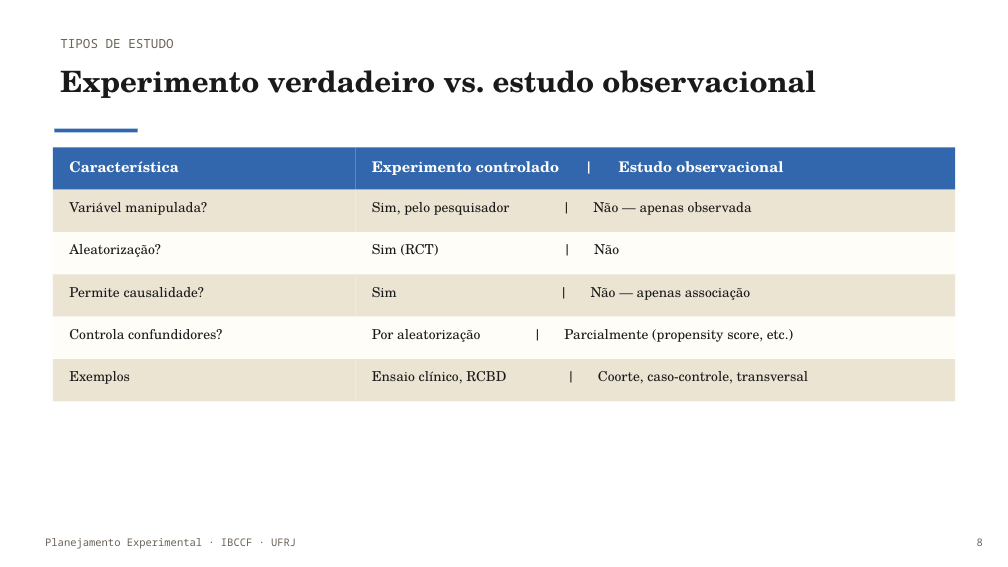
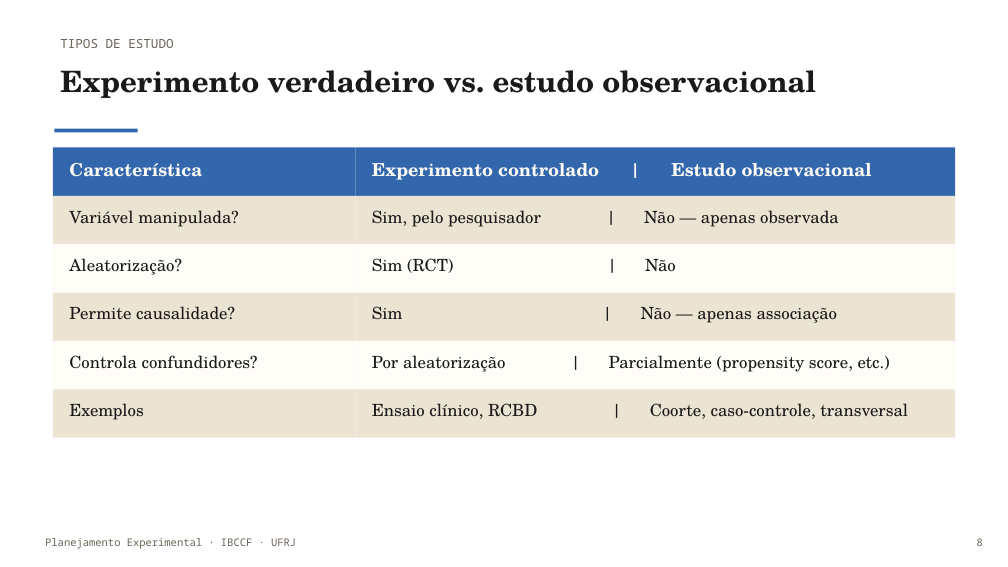
Before and after one commit to monteirotorres/biostat, a slide deck: slide 9 of planejamento_experimental_slides.pptx. Drawn at 1008x567 pixels with LibreOffice and Linux fonts; fonts in the diff are those of the drawing; background and template pictures are left out. Boxes give left, top, right and bottom in pixels: in the first picture for what was removed or moved away, otherwise in the second. Text is boxed around its words. In the diff, an @@ line names an element or a change of style, - is before the commit and + after.

```diff
--- a/planejamento_experimental_slides.pptx
+++ b/planejamento_experimental_slides.pptx
@@ rectangle resized from (x1=53, y1=147, x2=355, y2=190) to (x1=53, y1=147, x2=355, y2=196) @@
@@ rectangle resized from (x1=355, y1=147, x2=955, y2=190) to (x1=355, y1=147, x2=955, y2=196) @@
@@ text "Característica" at (x1=69, y1=163, x2=202, y2=177): size 14 to 17 pt @@
@@ text "Experimento controlado | Estudo observacional" at (x1=372, y1=163, x2=872, y2=180): size 14 to 17 pt @@
@@ rectangle resized from (x1=53, y1=190, x2=355, y2=232) to (x1=53, y1=196, x2=355, y2=244) @@
@@ text "Variável manipulada?" moved from (x1=69, y1=202, x2=207, y2=215) to (x1=69, y1=210, x2=239, y2=227) @@
@@ rectangle resized from (x1=355, y1=190, x2=955, y2=232) to (x1=355, y1=196, x2=955, y2=244) @@
@@ text "Sim, pelo pesquisador | Não ..." moved from (x1=372, y1=202, x2=752, y2=215) to (x1=372, y1=210, x2=839, y2=227) @@
@@ rectangle resized from (x1=53, y1=232, x2=355, y2=274) to (x1=53, y1=244, x2=355, y2=293) @@
@@ text "Aleatorização?" moved from (x1=69, y1=244, x2=161, y2=257) to (x1=69, y1=258, x2=182, y2=275) @@
@@ rectangle resized from (x1=355, y1=232, x2=955, y2=274) to (x1=355, y1=244, x2=955, y2=293) @@
@@ text "Sim (RCT) | Não" moved from (x1=372, y1=244, x2=619, y2=256) to (x1=372, y1=258, x2=676, y2=273) @@
@@ rectangle resized from (x1=53, y1=274, x2=355, y2=317) to (x1=53, y1=293, x2=355, y2=341) @@
@@ text "Permite causalidade?" moved from (x1=69, y1=287, x2=204, y2=297) to (x1=69, y1=306, x2=235, y2=320) @@
@@ rectangle resized from (x1=355, y1=274, x2=955, y2=317) to (x1=355, y1=293, x2=955, y2=341) @@
@@ text "Sim | Não — apenas ..." moved from (x1=372, y1=287, x2=750, y2=300) to (x1=372, y1=306, x2=837, y2=323) @@
@@ rectangle resized from (x1=53, y1=317, x2=355, y2=359) to (x1=53, y1=341, x2=355, y2=389) @@
@@ text "Controla confundidores?" moved from (x1=69, y1=329, x2=222, y2=339) to (x1=69, y1=355, x2=258, y2=369) @@
@@ rectangle resized from (x1=355, y1=317, x2=955, y2=359) to (x1=355, y1=341, x2=955, y2=389) @@
@@ text "Por aleatorização | Parcialmente (propensity ..." moved from (x1=372, y1=329, x2=793, y2=342) to (x1=372, y1=355, x2=890, y2=372) @@
@@ rectangle resized from (x1=53, y1=359, x2=355, y2=402) to (x1=53, y1=389, x2=355, y2=438) @@
@@ rectangle resized from (x1=355, y1=359, x2=955, y2=402) to (x1=355, y1=389, x2=955, y2=438) @@
@@ size 13 to 16 pt in 10 elements at (x1=372, y1=210, x2=839, y2=227), (x1=69, y1=210, x2=239, y2=227), (x1=372, y1=258, x2=676, y2=273), (x1=69, y1=258, x2=182, y2=275), (x1=372, y1=306, x2=837, y2=323), (x1=69, y1=306, x2=235, y2=320), (x1=372, y1=355, x2=890, y2=372), (x1=69, y1=355, x2=258, y2=369), (x1=372, y1=403, x2=908, y2=419), (x1=69, y1=403, x2=143, y2=420) @@
@@ text "Exemplos" moved from (x1=69, y1=371, x2=130, y2=384) to (x1=69, y1=403, x2=143, y2=420) @@
@@ text "Ensaio clínico, RCBD | Coorte, ..." moved from (x1=372, y1=371, x2=808, y2=384) to (x1=372, y1=403, x2=908, y2=419) @@
```
Also in this commit, not shown: 8 other slides changed, 1 slide added, 3 slides removed, 7 other files.
